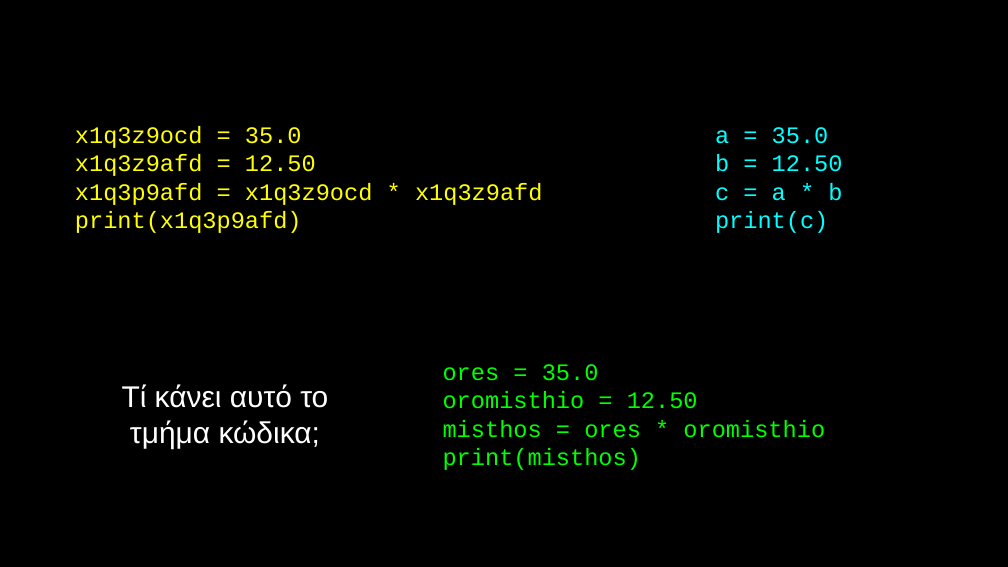
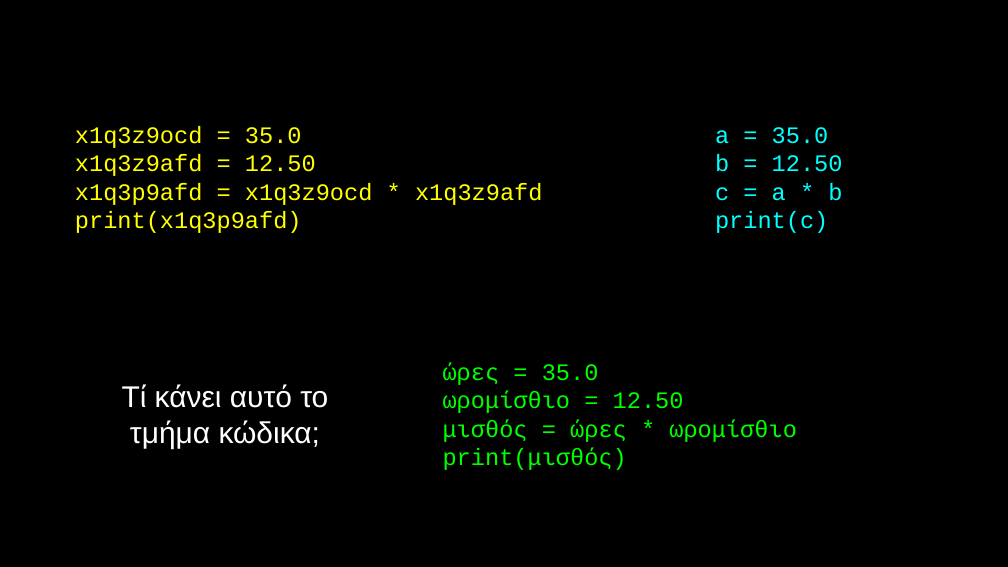
Before and after one commit to csev/py4e, a slide deck: slide 10 of lectures3/gr/Pythonlearn-02-Expressions.pptx. Drawn at 1008x567 pixels with LibreOffice and Linux fonts; fonts in the diff are those of the drawing. Boxes give left, top, right and bottom in pixels: in the first picture for what was removed or moved away, otherwise in the second. Text is boxed around its words. In the diff, an @@ line names an element or a change of style, - is before the commit and + after.

```diff
--- a/lectures3/gr/Pythonlearn-02-Expressions.pptx
+++ b/lectures3/gr/Pythonlearn-02-Expressions.pptx
@@ text at (x1=443, y1=363, x2=797, y2=470): text changed @@
-ores = 35.0
-oromisthio = 12.50
-misthos = ores * oromisthio
-print(misthos)
+ώρες = 35.0
+ωρομίσθιο = 12.50
+μισθός = ώρες * ωρομίσθιο
+print(μισθός)
```
Also in this commit, not shown: 4 other slides changed, 9 other files.
